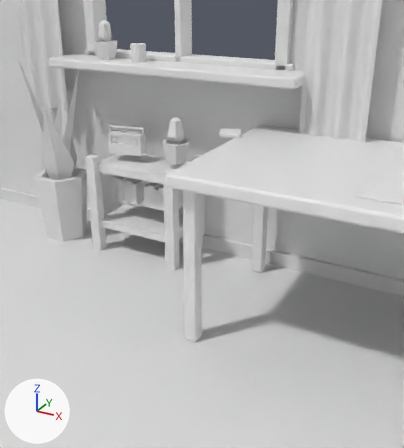
Before and after pictures for a commit that changed the glTF model public/desk/baked.glb.
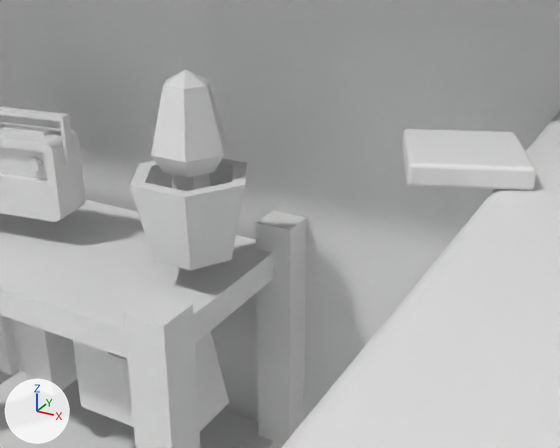
There are two pictures of each version: one from a 50 mm lens placed at (0.155, -0.14, 1.46), pointed at (-1.154, 2.239, 0.271), one close up from a 50 mm lens placed at (-0.814, 1.572, 1.004), pointed at (-1.246, 2.358, 0.611). The lights are fixed; the arrows at lower left show +X, +Y and +Z. The last two pictures show the newer version. Where no turn or scale is listed for an object, it has been applied to the vertices.

The older version as bpy lines, for what is in view:
```python
me_mesh_135 = bpy.data.meshes.new('Mesh_135')
me_mesh_135.from_pydata(...)  # 196 vertices, 312 faces; spans x -0.006..0.201, y 0.001..0.094, z 0.0..0.118
me_mesh_137 = bpy.data.meshes.new('Mesh_137')
me_mesh_137.from_pydata(...)  # 32 vertices, 58 faces; spans x -0.081..0.081, y -0.07..0.07, z 0.0..0.116
me_mesh_138 = bpy.data.meshes.new('Mesh_138')
me_mesh_138.from_pydata(...)  # 23 vertices, 40 faces; spans x -0.0513..0.0513, y -0.0444..0.0444, z 0.1159..0.24
ob_bk_40 = bpy.data.objects.new('bk_40', me_mesh_135)
ob_bk_40.location = (-1.778, 2.283, 0.56)
ob_bk_42 = bpy.data.objects.new('bk_42', me_mesh_137)
ob_bk_42.location = (-1.36, 2.33, 0.56)
ob_bk_43 = bpy.data.objects.new('bk_43', me_mesh_138)
ob_bk_43.location = (-1.36, 2.33, 0.56)
# also in view: 'bk_17' at (0.35, 2.02, 0.75); 'bk_33' at (-1.641, 2.334, 0.35); 'bk_3' at (-1.425, 2.55, 0.525); 'bk_35' at (-1.44, 2.33, 0.353); 'bk_30' at (-1.56, 2.33, 0.28)
```
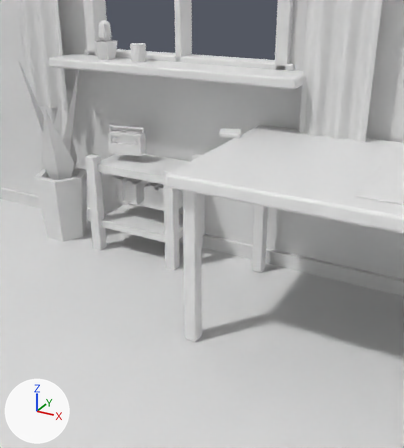
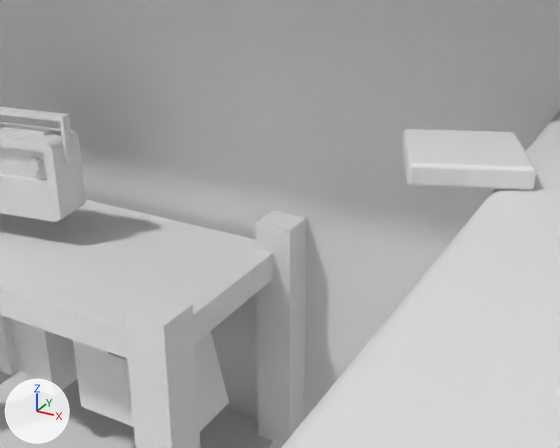
Edits to the bpy script that builds the scene:
```text
Remove ob_bk_42:
    ob_bk_42 = bpy.data.objects.new('bk_42', me_mesh_137)
    ob_bk_42.location = (-1.36, 2.33, 0.56)
Remove ob_bk_43:
    ob_bk_43 = bpy.data.objects.new('bk_43', me_mesh_138)
    ob_bk_43.location = (-1.36, 2.33, 0.56)
```

Changed parts and their boxes (x1, y1, x2, y2) in the close-ups (560 x 448 px):
'bk_42', deleted: before (130, 158, 247, 270)
'bk_43', deleted: before (151, 70, 226, 177)
